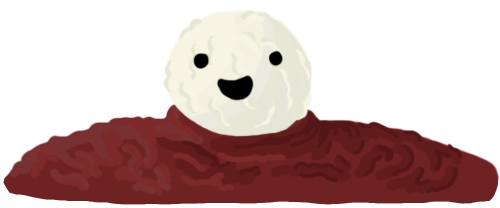
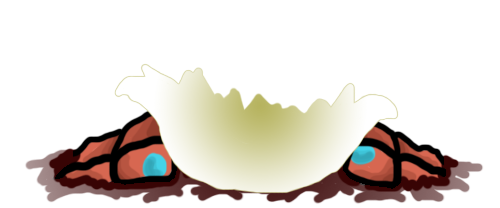
Revision of a layered 500x208 image; what changed, layer by layer:
painted on "Layer 3" over (163, 9, 315, 138)
hid "Layer 1", painted on it over (3, 9, 500, 205)
hid "Layer 4", moved it above "Layer 1 copy 2", painted on it over (162, 9, 316, 178)
added layer "Layer 9 copy" above "Layer 9" over (114, 63, 399, 194)
added layer "Layer 9" above "Layer 1 copy" over (114, 63, 399, 194)
moved "Layer 5" above "Layer 7", painted on it over (53, 49, 448, 190)
added layer "Layer 7" above "Layer 6" over (48, 147, 460, 193)
added layer "Layer 6" above "Layer 8" over (24, 149, 484, 204)
added layer "Layer 8" above "Layer 0" over (62, 110, 448, 191)
hid "Layer 2", moved it below "Layer 0", painted on it over (3, 9, 500, 205)
